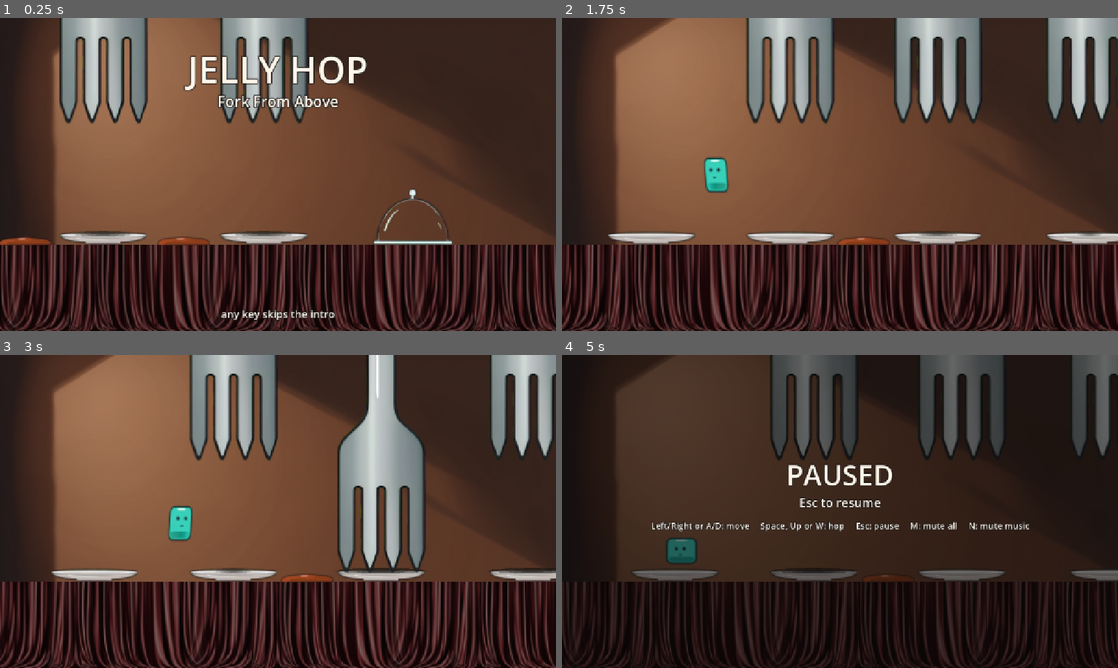
Above: before the commit, frames 1-4 (two rows, left to right).
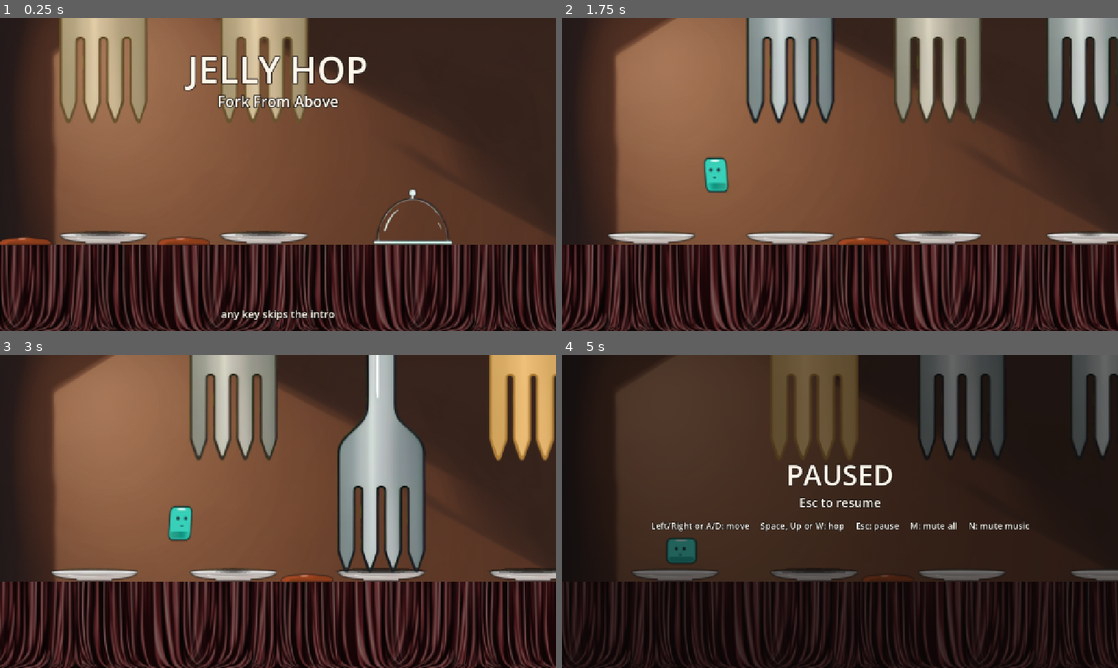
Above: after the commit, the same moments.

Repository: kirangowda3101/walker-jellyhop-kiran-g
Game: Godot game, scene res://game/main.tscn
The game is run twice, just before and just after one commit, with the same random seed, the same clock (stepped at 60 frames per second) and the same inputs.
Inputs (mouse positions are in pixels of both pictures, inside the frame that each line leads up to):
- Up to frame 1 (0.25 s): no input
- Up to frame 2 (1.75 s): tap Enter at 0.5, 1.35 s; move the mouse to (962, 158) at 0.52 s; hold D (move_right) 0.53-1.28 s; hold Space (jump) 0.53-1.28 s; click (962, 158) at 0.67 s; move the mouse to (728, 190) at 1.27 s; hold A (move_left) from 1.28 s (still down); tap Space (jump) at 1.52, 1.55 s
- Up to frame 3 (3 s): tap Space (jump) at 1.82 s; move the mouse to (333, 442) at 2.02 s; release A (move_left) at 2.03 s; hold D (move_right) 2.03-2.78 s; hold Space (jump) 2.03-2.78 s; move the mouse to (250, 574) at 2.77 s; hold Up from 2.78 s (still down); tap Enter at 2.85 s; click (250, 574) at 2.92 s
- Up to frame 4 (5 s): tap Space (jump) at 3.02, 3.05, 3.32, 4.52, 4.55, 4.82 s; move the mouse to (1006, 558) at 3.52 s; release Up at 3.53 s; hold Space (jump) 3.53-4.28 s; hold A (move_left) from 3.53 s (still down); tap Escape (pause) at 4.15 s; move the mouse to (673, 464) at 4.27 s; tap Enter at 4.35 s

The runs differ from the first frame. In frame 1, 7.9% of the frame differs, in the area x 10-56%, y 0-34%; in frame 2, 1.1%; in frame 3, 3.8%; in frame 4, 4.4%.

Commit message:
Fork warning driver + base material + test steps 1-5 (agent, session-2b; 37 turns, 3 denials). Steps 1-4 pass at 30/60/144; existing suites 25/61/12/36 unchanged; step 5 fails 2 checks at 30 fps (test bugs: frame-window start, fps detection), agent stopped as instructed. Reviewed by me: driver diff matches brief Rev 1, .tres shader UID verified real; shaders untouched

Diff:
--- a/godot/features/fork/fork.gd
+++ b/godot/features/fork/fork.gd
@@ -6,6 +6,7 @@
 ## Hit zone = the visible tines: one polygon per tine, traced from the art's alpha.
 
 const T = preload("res://game/slice_tuning.gd")
+const WARNING_MATERIAL = preload("res://materials/fork_warning.tres")   # base; each fork's sprite gets a duplicate
 enum Phase { SAFE, SHADOW, DOWN, HOLD, UP }
 const ART_TIP_ROW := 1258.0       # first transparent row below the tips (tips end at row 1257)
 const ART_TINE_CENTER_X := 167.5  # centre of the tine span (9..326)
@@ -45,6 +46,7 @@
 	sprite.offset = Vector2(-ART_TINE_CENTER_X, -ART_TIP_ROW)   # origin = tine tips
 	sprite.scale = Vector2.ONE * scale_factor
 	sprite.texture_filter = CanvasItem.TEXTURE_FILTER_LINEAR_WITH_MIPMAPS
+	sprite.material = WARNING_MATERIAL.duplicate()   # one per fork, so each holds its own `warning` (CHANGE-BRIEF.md rule 7)
 	head.add_child(sprite)
 	hit_area = Area2D.new()
 	hit_area.collision_layer = 8   # Hazard
@@ -216,9 +218,17 @@
 	## Music "warning": the shadow grows and the strike lands (CONCEPT.md: fades back after the strike).
 	return not held and phase() in [Phase.SHADOW, Phase.DOWN, Phase.HOLD]
 
+func warning() -> float:
+	## Shader `warning` (CHANGE-BRIEF.md §2): the shadow growth during SHADOW; 0 in other phases or when held.
+	if held or phase() != Phase.SHADOW:
+		return 0.0
+	return shadow_amount()
+
 func _apply() -> void:
 	if head:
 		head.position.y = tip_y()
+	if sprite:
+		sprite.material.set_shader_parameter("warning", warning())
 	queue_redraw()
 
 func _draw() -> void:
--- /dev/null
+++ b/godot/materials/fork_warning.tres
@@ -0,0 +1,6 @@
+[gd_resource type="ShaderMaterial" format=3]
+
+[ext_resource type="Shader" uid="uid://uw0kr563expl" path="res://shaders/fork_warning.gdshader" id="1_fork_warning"]
+
+[resource]
+shader = ExtResource("1_fork_warning")
--- /dev/null
+++ b/godot/tests/test_fork_warning.gd
@@ -0,0 +1,410 @@
+extends SceneTree
+## Fork warning shader checks (CHANGE-BRIEF.md A5 §3, §5 and Revision 1). Headless: the dummy
+## renderer draws nothing, so this checks the material wiring and the `warning` value per physics
+## tick and per rendered frame, never a colour on screen. Scripted input only; this is not human
+## playtesting. The test never writes a fork's t, held, hold_pending or announced, or session state.
+const Game = preload("res://game/session.gd")
+const Fork = preload("res://features/fork/fork.gd")
+const T = preload("res://game/slice_tuning.gd")
+const SHADER_PATH := "res://shaders/fork_warning.gdshader"
+const BASE_PATH := "res://materials/fork_warning.tres"
+const EPS := 1e-6
+
+var game: Node2D
+var ticks: TickSampler
+var frames: FrameSampler
+var results: Array[Dictionary] = []
+var failures: int = 0
+var fps: int = 0
+
+class TickSampler extends Node:
+	## Every physics tick, after the player (priority 0) and the session (10) have run, so it sees
+	## the forks as the session left them on that tick.
+	var game: Node2D
+	var rows: Array = []
+	func _init(g: Node2D) -> void:
+		game = g
+		process_physics_priority = 1000
+		process_mode = Node.PROCESS_MODE_ALWAYS
+	func _physics_process(_delta: float) -> void:
+		var forks := []
+		for fork in game.forks:
+			if fork:
+				forks.append({"w": fork.sprite.material.get_shader_parameter("warning"), "t": fork.t, "held": fork.held, "phase": fork.phase()})
+			else:
+				forks.append(null)
+		rows.append({"tick": Engine.get_physics_frames(), "state": game.state, "paused": get_tree().paused, "forks": forks})
+
+class FrameSampler extends Node:
+	## Every rendered frame, after every other _process(): each fork's `warning` and the game time
+	## (sum of _process delta, so it is scaled by Engine.time_scale).
+	var game: Node2D
+	var rows: Array = []
+	var game_time: float = 0.0
+	func _init(g: Node2D) -> void:
+		game = g
+		process_priority = 1000
+		process_mode = Node.PROCESS_MODE_ALWAYS
+	func _process(delta: float) -> void:
+		game_time += delta
+		var w := []
+		for fork in game.forks:
+			w.append(fork.sprite.material.get_shader_parameter("warning") if fork else null)
+		rows.append({"frame": Engine.get_process_frames(), "tick": Engine.get_physics_frames(), "time": game_time, "delta": delta, "state": game.state, "paused": get_tree().paused, "w": w})
+
+func _initialize() -> void:
+	call_deferred("run")
+
+func check(id: String, passed: bool, observation: Dictionary) -> void:
+	results.append({"id": id, "status": "PASS" if passed else "FAIL", "observed": observation})
+	if not passed:
+		failures += 1
+	print(JSON.stringify(results.back()))
+
+func fixed_fps() -> int:
+	var args := OS.get_cmdline_args()
+	var i := args.find("--fixed-fps")
+	return int(args[i + 1]) if i >= 0 and i + 1 < args.size() else 0
+
+func fork_indices() -> Array:
+	var out := []
+	for i in range(game.forks.size()):
+		if game.forks[i]:
+			out.append(i)
+	return out
+
+func run() -> void:
+	fps = fixed_fps()
+	shader_checks()
+	start_game()
+	material_checks()
+	await intro_checks()
+	await idle_checks()
+	await finish()
+
+func wait_until(condition: Callable, max_ticks: int) -> bool:
+	var start := Engine.get_physics_frames()
+	while not condition.call():
+		if Engine.get_physics_frames() - start > max_ticks:
+			return false
+		await process_frame
+	return true
+
+func wait_ticks(n: int) -> void:
+	var target := Engine.get_physics_frames() + n
+	while Engine.get_physics_frames() < target:
+		await process_frame
+
+func cycle_of(i: int) -> Dictionary:
+	## Plate i's cycle in ticks, from slice_tuning.gd alone (not read from the fork).
+	var c = T.FORK_CYCLES[i]
+	var safe := T.ticks(c.safe)
+	var shadow := T.ticks(c.shadow)
+	return {"safe": safe, "shadow": shadow, "offset": T.ticks(c.offset), "period": safe + shadow + T.ticks(T.STRIKE_DOWN) + T.ticks(T.STRIKE_HOLD) + T.ticks(T.STRIKE_UP)}
+
+func expected_at(i: int, pos: int) -> float:
+	## The brief's formula (§2) at cycle position pos: (p - safe + 1) / shadow in SHADOW, else 0.
+	var c := cycle_of(i)
+	var p := posmod(pos, c.period)
+	if p >= c.safe and p < c.safe + c.shadow:
+		return float(p - c.safe + 1) / float(c.shadow)
+	return 0.0
+
+func start_game() -> void:
+	## The real session, as the tests build it (Game.new(), not main.tscn), left in INTRO.
+	## test_mode only stops a lost window focus from pausing the run.
+	game = Game.new()
+	game.test_mode = true
+	root.add_child(game)
+	ticks = TickSampler.new(game)
+	root.add_child(ticks)
+	frames = FrameSampler.new(game)
+	root.add_child(frames)
+
+func finish() -> void:
+	var report := {"scope": "Fork warning shader checks (headless, scripted input); not human playtesting and no colour on screen", "engine": Engine.get_version_info().string, "fixed_fps": fps, "created_at": Time.get_datetime_string_from_system(true), "results": results, "failures": failures}
+	var out := ProjectSettings.globalize_path("res://../evidence")
+	DirAccess.make_dir_recursive_absolute(out)
+	var file := FileAccess.open(out + "/fork-warning-%dfps-%d.json" % [fps, int(Time.get_unix_time_from_system())], FileAccess.WRITE)
+	file.store_string(JSON.stringify(report, "  "))
+	file.close()
+	print("FORK WARNING TESTS: %d checks / %d failures" % [results.size(), failures])
+	game.queue_free()
+	ticks.queue_free()
+	frames.queue_free()
+	for i in range(30):
+		await process_frame   # let the audio server release stopped playbacks before quitting
+	quit(1 if failures else 0)
+
+# ---------------------------------------------------------------- 1, 2: the shader resource
+
+func shader_checks() -> void:
+	var shader: Shader = load(SHADER_PATH)
+	var uniforms := {}
+	for u in shader.get_shader_uniform_list():
+		uniforms[u.name] = {"type": u.type, "type_name": type_string(u.type), "hint": u.hint, "hint_string": u.hint_string}
+	var names := uniforms.keys()
+	names.sort()
+	check("1-uniform-names", names == ["strength", "warn_color", "warning"], {"names": names})
+	for n in ["warning", "strength"]:
+		var u: Dictionary = uniforms.get(n, {})
+		var parts: PackedStringArray = String(u.get("hint_string", "")).split(",")
+		var range_ok: bool = parts.size() >= 2 and is_equal_approx(parts[0].to_float(), 0.0) and is_equal_approx(parts[1].to_float(), 1.0)
+		check("1-%s-float-range-0-1" % n, u.get("type") == TYPE_FLOAT and u.get("hint") == PROPERTY_HINT_RANGE and range_ok, u)
+	# Expected TYPE_COLOR (20) for a vec4 with source_color; the observed type is recorded as is.
+	var wc: Dictionary = uniforms.get("warn_color", {})
+	check("1-warn_color-type-color", wc.get("type") == TYPE_COLOR, wc)
+	# Defaults are not reported headlessly (CLAUDE.md headless facts), so they are read from the source.
+	var src := FileAccess.get_file_as_string(SHADER_PATH)
+	var patterns := {
+		"shader_type": "(?m)^\\s*shader_type\\s+canvas_item\\s*;",
+		"render_mode": "(?m)^\\s*render_mode\\s+unshaded\\s*;",
+		"warning": "uniform\\s+float\\s+warning\\s*:\\s*hint_range\\(\\s*0\\.0\\s*,\\s*1\\.0\\s*\\)\\s*=\\s*0\\.0\\s*;",
+		"warn_color": "uniform\\s+vec4\\s+warn_color\\s*:\\s*source_color\\s*=\\s*vec4\\(\\s*1\\.0\\s*,\\s*0\\.702\\s*,\\s*0\\.278\\s*,\\s*1\\.0\\s*\\)\\s*;",
+		"strength": "uniform\\s+float\\s+strength\\s*:\\s*hint_range\\(\\s*0\\.0\\s*,\\s*1\\.0\\s*\\)\\s*=\\s*0\\.65\\s*;",
+	}
+	var found := {}
+	for key in patterns:
+		var re := RegEx.create_from_string(patterns[key])
+		found[key] = re.search(src) != null
+	check("2-source-defaults-and-modes", not found.values().has(false), found)
+	var line := "COLOR.rgb = mix(COLOR.rgb, warn_color.rgb, warning * strength);"
+	check("2-source-colour-line", src.contains(line) and not src.contains("COLOR.a") and not src.contains("sampler2D"), {"colour_line": src.contains(line), "writes_COLOR_a": src.contains("COLOR.a"), "sampler_uniform": src.contains("sampler2D")})
+
+# ---------------------------------------------------------------- 3, 4: one material per fork
+
+func material_checks() -> void:
+	var base: ShaderMaterial = load(BASE_PATH)
+	var idx := fork_indices()
+	var ids := {}
+	var is_base := []
+	var shaders := {}
+	for i in idx:
+		var m = game.forks[i].sprite.material
+		ids[m.get_instance_id()] = true
+		if m == base or m == Fork.WARNING_MATERIAL:
+			is_base.append(i + 1)
+		shaders[(m.shader as Shader).get_instance_id() if m is ShaderMaterial and m.shader else 0] = true
+	check("3-five-forks-plate-1-none", idx == [1, 2, 3, 4, 5] and game.forks[0] == null, {"fork_plates": idx.map(func(i): return i + 1)})
+	check("3-distinct-materials", ids.size() == 5, {"distinct_material_ids": ids.size()})
+	check("3-none-is-the-base-tres", is_base.is_empty() and base == Fork.WARNING_MATERIAL, {"plates_using_base_object": is_base, "base_is_preloaded_object": base == Fork.WARNING_MATERIAL})
+	check("3-one-shared-shader", shaders.size() == 1 and shaders.has(base.shader.get_instance_id()) and base.shader == load(SHADER_PATH), {"distinct_shader_ids": shaders.size(), "same_as_base_shader": shaders.has(base.shader.get_instance_id()), "base_shader_path": base.shader.resource_path})
+	# strength and warn_color: nobody sets them at runtime, so each fork reads what the base reads.
+	var base_values := {}
+	for p in ["strength", "warn_color"]:
+		var v = base.get_shader_parameter(p)
+		base_values[p] = {"value": str(v), "type": type_string(typeof(v))}
+	var mismatches := []
+	for i in idx:
+		for p in ["strength", "warn_color"]:
+			var a = game.forks[i].sprite.material.get_shader_parameter(p)
+			var b = base.get_shader_parameter(p)
+			if typeof(a) != typeof(b) or a != b:
+				mismatches.append({"plate": i + 1, "param": p, "fork": str(a), "base": str(b)})
+	check("4-strength-warn_color-equal-base", mismatches.is_empty(), {"base_reads_back": base_values, "mismatches": mismatches})
+
+# ---------------------------------------------------------------- 5: starting mid-state, held through the intro
+
+func start_values() -> Array:
+	## Each fork's `warning` at its starting t (slice_tuning.gd offsets), from the cycle numbers alone.
+	var out := []
+	for i in range(T.FORK_CYCLES.size()):
+		var c = T.FORK_CYCLES[i]
+		if c == null:
+			out.append(null)
+			continue
+		var safe := T.ticks(c.safe)
+		var shadow := T.ticks(c.shadow)
+		var p := T.ticks(c.offset)
+		out.append(float(p - safe + 1) / float(shadow) if p >= safe and p < safe + shadow else 0.0)
+	return out
+
+func max_diff(a: Array, b: Array) -> float:
+	var d := 0.0
+	for i in range(a.size()):
+		if a[i] == null or b[i] == null:
+			if a[i] != b[i]:
+				return INF
+			continue
+		d = maxf(d, absf(float(a[i]) - float(b[i])))
+	return d
+
+func tick_w(row: Dictionary) -> Array:
+	var w := []
+	for f in row.forks:
+		w.append(f.w if f else null)
+	return w
+
+func intro_checks() -> void:
+	var want := start_values()
+	check("5-start-values-are-the-brief-numbers", absf(want[4] - 37.0 / 72.0) < EPS and absf(want[5] - 31.0 / 60.0) < EPS and want[1] == 0.0 and want[2] == 0.0 and want[3] == 0.0, {"expected_per_plate": want})
+	# No key: the pan runs to its end and starts play by itself (session.gd, INTRO branch).
+	var ended: bool = await wait_until(func(): return game.state != Game.State.INTRO, T.ticks(T.INTRO_PAN) + 30)
+	var first: Dictionary = frames.rows[0]
+	check("5-first-frame-intro-plates-5-6-mid-shadow", first.state == Game.State.INTRO and max_diff(first.w, want) < EPS, {"state": first.state, "w": first.w, "max_abs_diff": max_diff(first.w, want)})
+	var intro_frames := 0
+	var frame_diff := 0.0
+	for r in frames.rows:
+		if r.state == Game.State.INTRO:
+			intro_frames += 1
+			frame_diff = maxf(frame_diff, max_diff(r.w, want))
+	var intro_ticks := 0
+	var tick_diff := 0.0
+	for r in ticks.rows:
+		if r.state == Game.State.INTRO:
+			intro_ticks += 1
+			tick_diff = maxf(tick_diff, max_diff(tick_w(r), want))
+	check("5-intro-holds-every-frame", ended and intro_frames > 0 and frame_diff < EPS, {"pan_ended_by_itself": ended, "intro_frames": intro_frames, "max_abs_diff": frame_diff})
+	check("5-intro-holds-every-tick", ended and intro_ticks >= T.ticks(T.INTRO_PAN) - 2 and tick_diff < EPS, {"intro_ticks_sampled": intro_ticks, "pan_ticks": T.ticks(T.INTRO_PAN), "max_abs_diff": tick_diff})
+
+# ---------------------------------------------------------------- 6-9: idle play, per tick and per frame
+
+const IDLE_TICKS := 600   # at least two SHADOW phases of every fork
+
+func ramp_report(i: int, seq: Array) -> Dictionary:
+	## seq[k] = plate i's `warning` k ticks after play started (k = 0 is the start tick, t = offset).
+	## For every complete SHADOW in seq: 0 before, 1/n first, +1/n per tick, exactly 1.0 last, 0 after.
+	var c := cycle_of(i)
+	var n: int = c.shadow
+	var ramps := 0
+	var errors := []
+	for k0 in range(1, seq.size()):
+		if posmod(c.offset + k0, c.period) != c.safe:
+			continue   # not the first SHADOW tick
+		var k1: int = k0 + n - 1
+		if k1 + 1 >= seq.size():
+			continue   # incomplete at the end of the window
+		ramps += 1
+		if seq[k0 - 1] != 0.0:
+			errors.append({"k": k0 - 1, "what": "last SAFE tick", "got": seq[k0 - 1]})
+		if absf(seq[k0] - 1.0 / n) > EPS:
+			errors.append({"k": k0, "what": "first SHADOW tick, want 1/%d" % n, "got": seq[k0]})
+		for j in range(1, n):
+			if absf(seq[k0 + j] - seq[k0 + j - 1] - 1.0 / n) > EPS:
+				errors.append({"k": k0 + j, "what": "step of 1/%d" % n, "got": seq[k0 + j] - seq[k0 + j - 1]})
+				break
+		if seq[k1] != 1.0:
+			errors.append({"k": k1, "what": "last SHADOW tick, want exactly 1.0", "got": seq[k1]})
+		if seq[k1 + 1] != 0.0:
+			errors.append({"k": k1 + 1, "what": "first DOWN tick", "got": seq[k1 + 1]})
+	return {"shadow_ticks": n, "complete_ramps": ramps, "errors": errors}
+
+func frame_ramps(i: int, rows: Array) -> Array:
+	## Per-frame ramps of plate i: first frame with warning > 0 (after a 0 frame) to the first frame back at 0.
+	var out := []
+	var start := -1
+	for f in range(1, rows.size()):
+		var w: float = rows[f].w[i]
+		if start < 0 and rows[f - 1].w[i] == 0.0 and w > 0.0:
+			start = f
+		elif start >= 0 and w == 0.0:
+			out.append({"seconds": rows[f].time - rows[start].time, "first": rows[start].w[i], "last": rows[f - 1].w[i]})
+			start = -1
+	return out
+
+func frame_period() -> float:
+	return 1.0 / float(fps) if fps > 0 else 1.0 / 60.0
+
+func duration_ok(seconds: float, n: int) -> bool:
+	## Rule 2: the SHADOW length (n ticks at 60 per second) within one frame period.
+	return absf(seconds - float(n) / 60.0) <= frame_period() + 1e-9
+
+func idle_checks() -> void:
+	# The pan has just ended by itself; the jelly stands idle on plate 1 (no fork) with no key held.
+	var s0 := -1
+	for r in range(ticks.rows.size()):
+		if ticks.rows[r].state == Game.State.PLAYING:
+			s0 = r
+			break
+	var f0 := -1
+	for f in range(frames.rows.size()):
+		if frames.rows[f].state == Game.State.PLAYING:
+			f0 = f
+			break
+	var reached: bool = await wait_until(func(): return ticks.rows.size() > s0 + IDLE_TICKS, IDLE_TICKS + 30)
+	var window: Array = ticks.rows.slice(s0, s0 + IDLE_TICKS + 1)
+	var end_tick: int = window.back().tick
+	var frame_window := []
+	for f in range(f0, frames.rows.size()):
+		if frames.rows[f].tick <= end_tick:
+			frame_window.append(frames.rows[f])
+	var idx := fork_indices()
+	# 6: every tick, every fork, against offset + k through the cycle numbers.
+	var seqs := {}
+	var worst := 0.0
+	var first_bad := {}
+	var all_playing := true
+	var trace := PackedStringArray()
+	for k in range(window.size()):
+		var row: Dictionary = window[k]
+		all_playing = all_playing and row.state == Game.State.PLAYING
+		for i in idx:
+			var got: float = row.forks[i].w
+			var want := expected_at(i, cycle_of(i).offset + k)
+			if not seqs.has(i):
+				seqs[i] = []
+			seqs[i].append(got)
+			var d := absf(got - want)
+			if d > worst:
+				worst = d
+			if d > EPS and first_bad.is_empty():
+				first_bad = {"k": k, "plate": i + 1, "got": got, "want": want}
+			trace.append("%.12f" % got)
+	var md5 := "".join(trace).md5_text()
+	print("FORK WARNING PER-TICK SEQUENCE MD5 (%d ticks x %d forks): %s" % [window.size(), idx.size(), md5])
+	check("6-per-tick-equals-formula", reached and s0 >= 0 and all_playing and window.size() == IDLE_TICKS + 1 and worst < EPS, {"ticks": window.size(), "stayed_playing": all_playing, "max_abs_diff": worst, "exactly_equal": worst == 0.0, "first_mismatch": first_bad, "sequence_md5": md5})
+	# 7: ramp shape; each new SHADOW in the cycle restarts at 1/n.
+	var reports := {}
+	var ramp_ok := true
+	for i in idx:
+		var rep := ramp_report(i, seqs[i])
+		reports[i + 1] = rep
+		ramp_ok = ramp_ok and rep.complete_ramps >= 1 and rep.errors.is_empty()
+	check("7-ramp-0-then-1-over-n-to-exactly-1-then-0", ramp_ok, reports)
+	# 8: one fork in SHADOW above 0 while another, in SAFE, reads 0.
+	var seen := {}
+	for row in window:
+		for a in idx:
+			for b in idx:
+				if a != b and row.forks[a].phase == Fork.Phase.SHADOW and row.forks[a].w > 0.0 and row.forks[b].phase == Fork.Phase.SAFE and row.forks[b].w == 0.0:
+					seen = {"tick": row.tick, "shadow_plate": a + 1, "shadow_w": row.forks[a].w, "safe_plate": b + 1, "safe_w": row.forks[b].w}
+					break
+			if not seen.is_empty():
+				break
+		if not seen.is_empty():
+			break
+	check("8-shadow-fork-glows-safe-fork-reads-0", not seen.is_empty(), seen)
+	# 9: per rendered frame, game time of each ramp equals the SHADOW length within one frame period.
+	var per_plate := {}
+	var frames_ok := true
+	for i in idx:
+		var n: int = cycle_of(i).shadow
+		var list := frame_ramps(i, frame_window)
+		var bad := []
+		for ramp in list:
+			var ok := duration_ok(ramp.seconds, n)
+			if fps == 60:
+				ok = ok and absf(ramp.first - 1.0 / n) < EPS and ramp.last == 1.0   # one tick per frame
+			if not ok:
+				bad.append(ramp)
+		per_plate[i + 1] = {"expected_s": float(n) / 60.0, "ramps": list, "bad": bad}
+		frames_ok = frames_ok and not list.is_empty() and bad.is_empty()
+	check("9-per-frame-ramp-duration", frames_ok and frame_window.size() > 0, {"fps": fps, "tolerance_s": frame_period(), "frames": frame_window.size(), "per_plate": per_plate})
+	# 9c controls: the same checks must fail on a sequence one tick late, and on a ramp counted in frames.
+	var late_errors := 0
+	for i in idx:
+		var late: Array = [0.0] + seqs[i].slice(0, seqs[i].size() - 1)
+		late_errors += ramp_report(i, late).errors.size()
+	check("9c-control-one-tick-late-fails-check-7", late_errors > 0, {"errors_found_in_late_sequence": late_errors})
+	# A driver that counts n frames: n * frame period seconds (CHANGE-BRIEF.md §10.5). It fails rule 2
+	# at 30 and 144 fps; at 60 fps one frame is one tick, so it cannot be told apart and must pass.
+	var counted := {}
+	var counted_fail := 0
+	for i in idx:
+		var n: int = cycle_of(i).shadow
+		var s := float(n) * frame_period()
+		counted[i + 1] = s
+		if not duration_ok(s, n):
+			counted_fail += 1
+	var control_ok := counted_fail == 0 if fps == 60 else counted_fail == idx.size()
+	check("9c-control-frame-counted-ramp", control_ok, {"fps": fps, "frame_counted_seconds": counted, "plates_failing_rule_2": counted_fail})
Not shown, added: logs/test_fork_warning_144fps.log
Not shown, added: logs/test_fork_warning_30fps.log
Not shown, added: logs/test_fork_warning_60fps.log
Not shown, changed: logs/test_game_60fps.log
Not shown, changed: logs/test_keyboard_60fps.log
Not shown, changed: logs/test_slice_60fps.log
Not shown, added: sessions/session-2b.jsonl
Not shown, added: sessions/summary-2b.md
